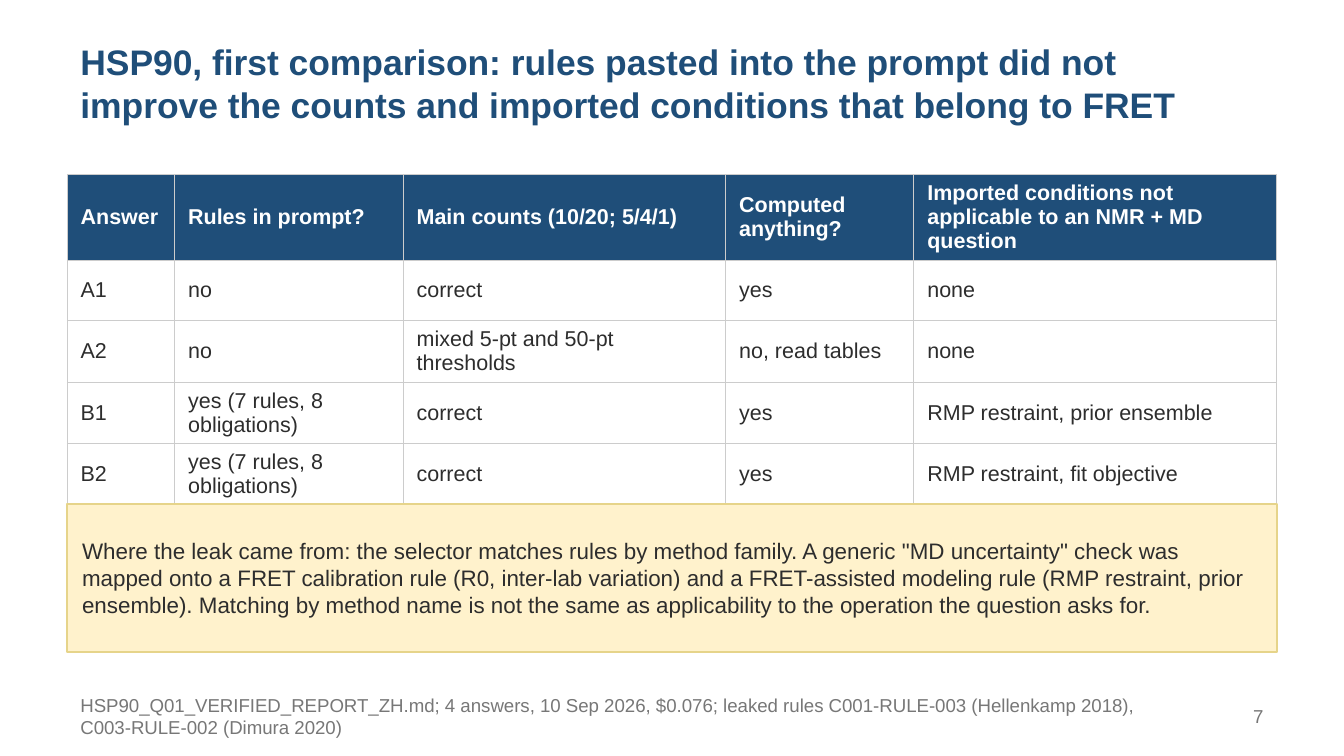
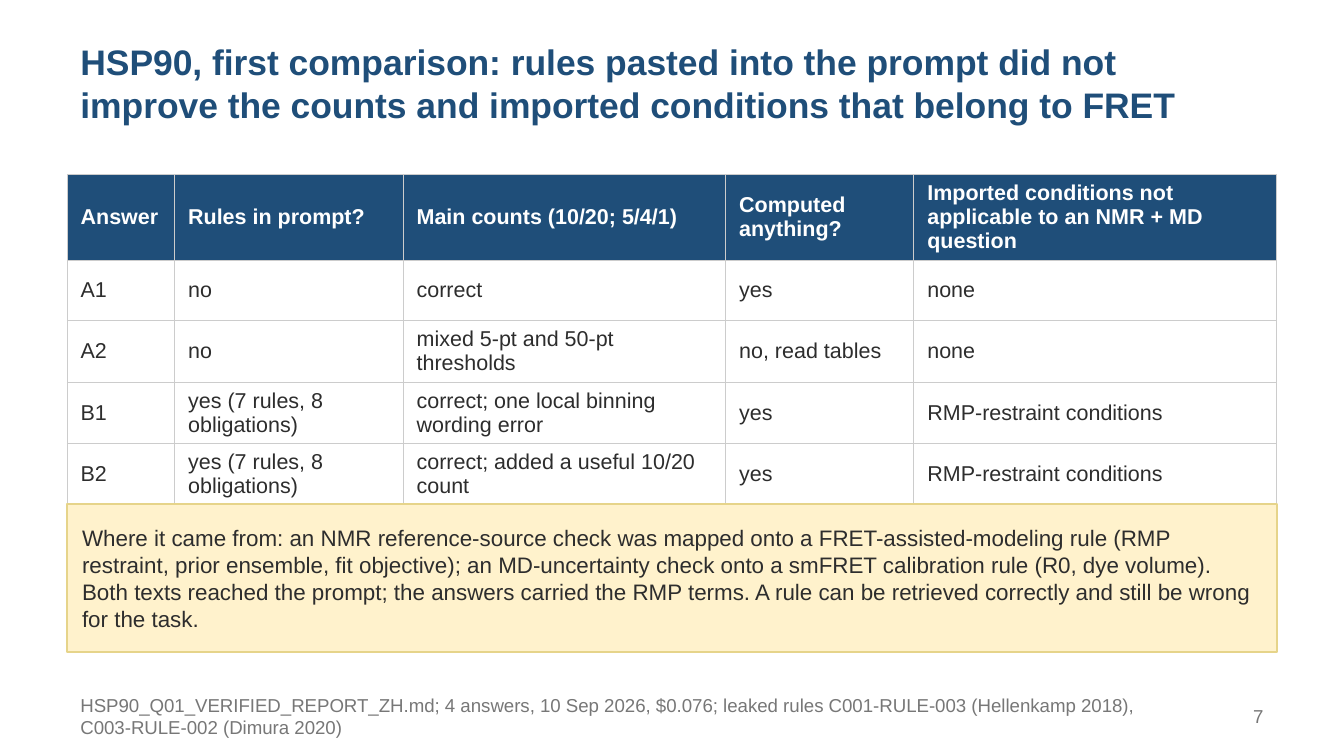
Before and after one commit to alex051107/dynamics-atlas-harness, a slide deck: slide 7 of review/rules-agent-study-20260909/development-results/SOOJUNG_DISCUSSION_20260910_EN.pptx. Drawn at 1344x756 pixels with LibreOffice and Linux fonts; fonts in the diff are those of the drawing. Boxes give left, top, right and bottom in pixels: in the first picture for what was removed or moved away, otherwise in the second. Text is boxed around its words. In the diff, an @@ line names an element or a change of style, - is before the commit and + after.

```diff
--- a/review/rules-agent-study-20260909/development-results/SOOJUNG_DISCUSSION_20260910_EN.pptx
+++ b/review/rules-agent-study-20260909/development-results/SOOJUNG_DISCUSSION_20260910_EN.pptx
@@ table at (67, 175, 1277, 502) @@
-row 4, column 3: correct
+row 4, column 3: correct; one local binning wording error
-row 4, column 5: RMP restraint, prior ensemble
+row 4, column 5: RMP-restraint conditions
-row 5, column 3: correct
+row 5, column 3: correct; added a useful 10/20 count
-row 5, column 5: RMP restraint, fit objective
+row 5, column 5: RMP-restraint conditions
@@ text at (82, 529, 1250, 628): text changed @@
-Where the leak came from: the selector matches rules by method family. A generic "MD uncertainty" check was mapped onto a FRET calibration rule (R0, inter-lab variation) and a FRET-assisted modeling rule (RMP restraint, prior ensemble). Matching by method name is not the same as applicability to the operation the question asks for.
+Where it came from: an NMR reference-source check was mapped onto a FRET-assisted-modeling rule (RMP restraint, prior ensemble, fit objective); an MD-uncertainty check onto a smFRET calibration rule (R0, dye volume). Both texts reached the prompt; the answers carried the RMP terms. A rule can be retrieved correctly and still be wrong for the task.
```
Also in this commit, not shown: 13 other slides changed, 2 slides added, 1 slide removed, 8 other files.
